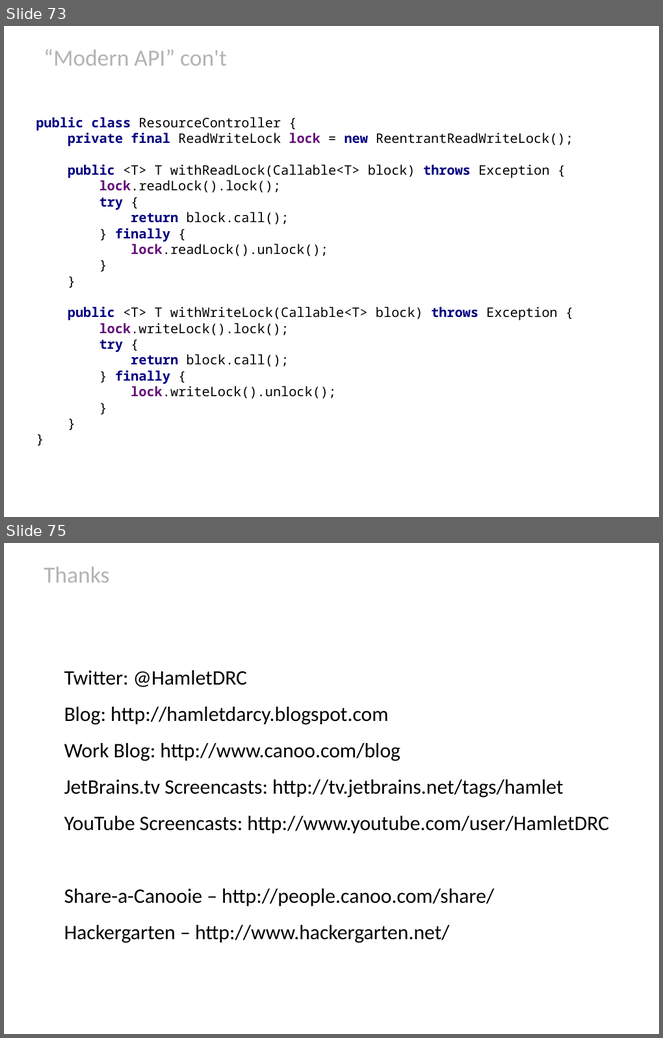
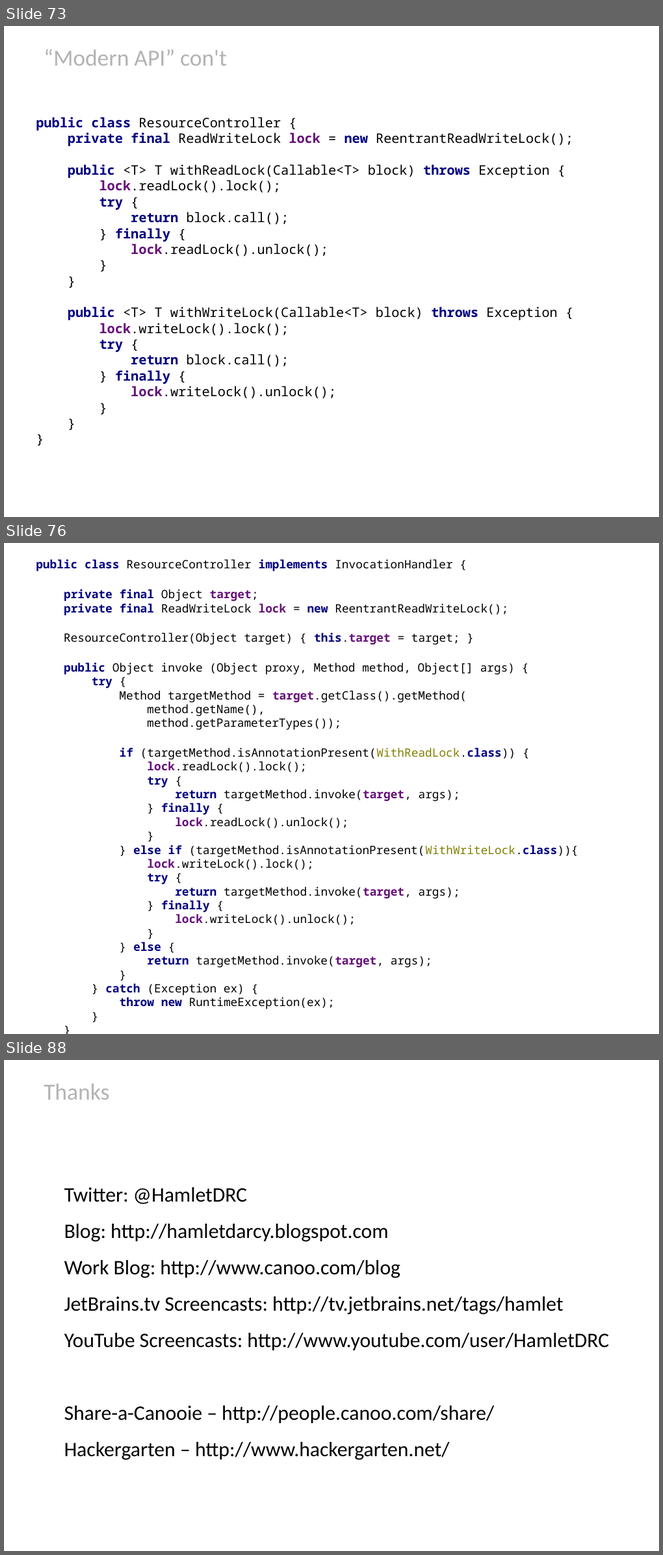
Before and after one commit to HamletDRC/presentations, a slide deck: javaboilerplatebusters/BoilerPlateBusters_Confess.odp. Shown one above the other, each under a label of ours: slides 73 and 75 before the commit, slides 73, 76 and 88 after it; the slides between them are not shown. The pictures are 663x1038 and 663x1555 pixels, drawn with LibreOffice and Linux fonts; fonts in the diff are those of the drawing; background and template pictures are left out. Boxes give left, top, right and bottom in pixels: in the first picture for what was removed or moved away, otherwise in the second. Text is boxed around its words. In the diff, an @@ line names an element or a change of style, - is before the commit and + after.

```diff
--- a/javaboilerplatebusters/BoilerPlateBusters_Confess.odp
+++ b/javaboilerplatebusters/BoilerPlateBusters_Confess.odp
@@ slide 76 added at box(4, 543, 659, 1034), background #FFFFFF @@
@@ subtitle added at box(36, 559, 579, 1010), 14 pt, text #000000 @@
+public class ResourceController implements InvocationHandler {
+private final Object target;
+private final ReadWriteLock lock = new ReentrantReadWriteLock();
+ResourceController(Object target) { this.target = target; }
+public Object invoke (Object proxy, Method method, Object[] args) {
+try {
+Method targetMethod = target.getClass().getMethod(
+method.getName(),
+method.getParameterTypes());
+if (targetMethod.isAnnotationPresent(WithReadLock.class)) {
+lock.readLock().lock();
+try {
+return targetMethod.invoke(target, args);
+} finally {
+lock.readLock().unlock();
+}
+} else if (targetMethod.isAnnotationPresent(WithWriteLock.class)){
+lock.writeLock().lock();
+try {
+return targetMethod.invoke(target, args);
+} finally {
+lock.writeLock().unlock();
+}
+} else {
+return targetMethod.invoke(target, args);
+}
+} catch (Exception ex) {
+throw new RuntimeException(ex);
+}
+}
+}
@@ what was slide 75 is now slide 88 @@
```
Also in this commit, not shown: 1 slide changed, 13 other slides added, 1 slide removed, 11 other files.
